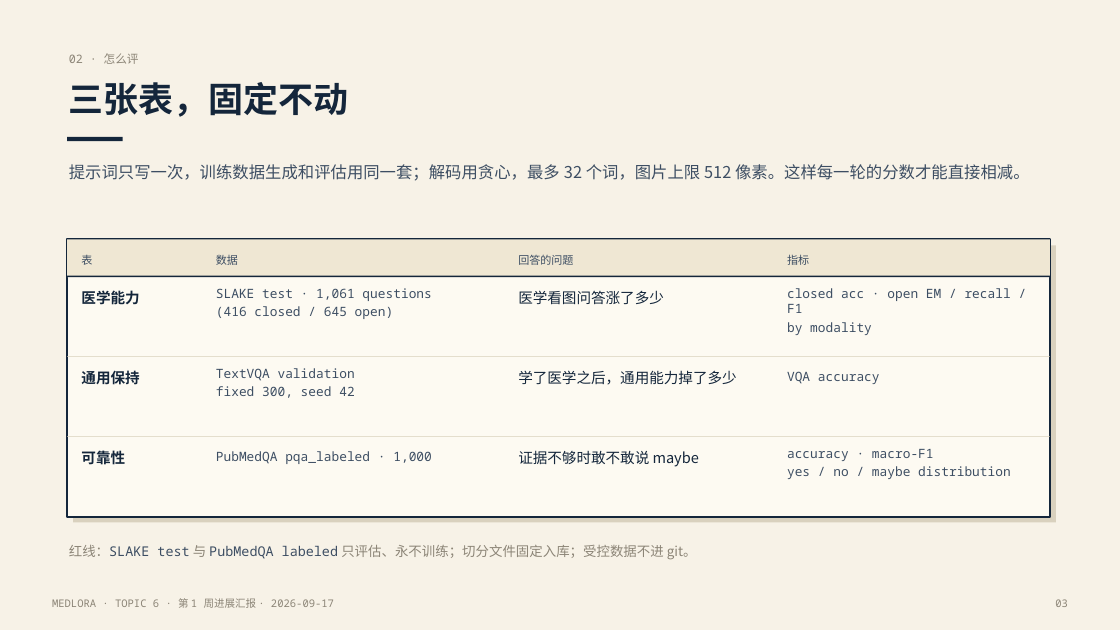
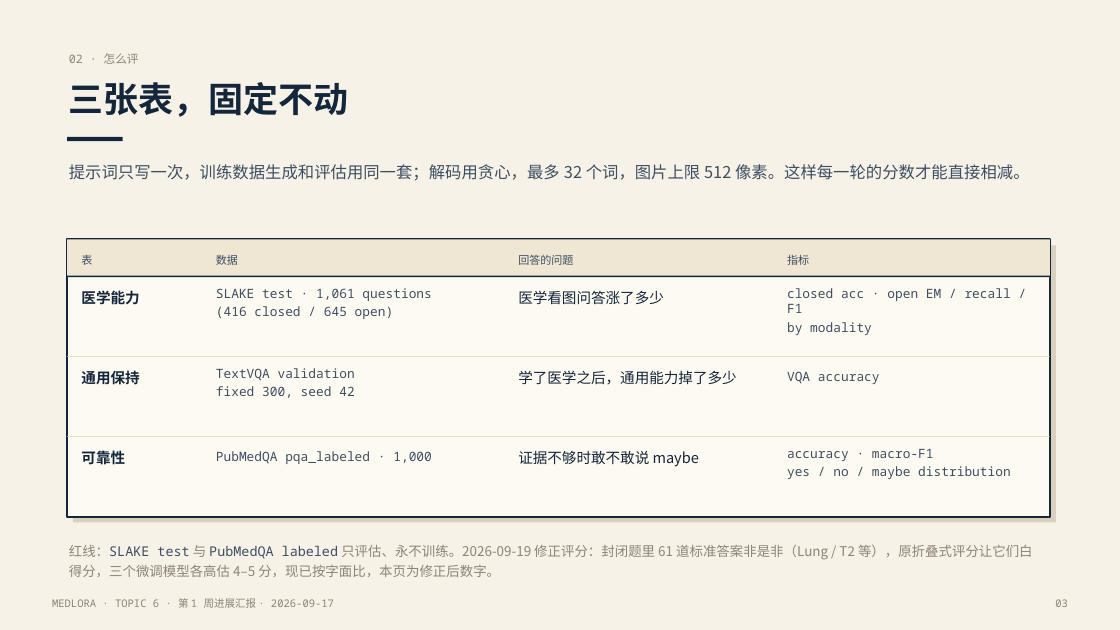
Before and after one commit to AugustLoo/MedLoRA, a slide deck: slide 3 of docs/weekly/week1/Topic6_WeeklyReport.pptx. Drawn at 1120x630 pixels with LibreOffice and Linux fonts; fonts in the diff are those of the drawing. Boxes give left, top, right and bottom in pixels: in the first picture for what was removed or moved away, otherwise in the second. Text is boxed around its words. In the diff, an @@ line names an element or a change of style, - is before the commit and + after.

Commit message:
Fix SLAKE closed-question scoring: 61 non-yes/no gold answers were free points
Closed accuracy for instruction-tuned adapters was inflated 4-5 points.
Adds medvlm.metrics.closed_score and scripts/rescore_slake.py (recomputes
from stored predictions), rescoring all results, figures, report, weekly
page, talk script and deck. Conclusions unchanged; SFT gain is +17.8.

```diff
--- a/docs/weekly/week1/Topic6_WeeklyReport.pptx
+++ b/docs/weekly/week1/Topic6_WeeklyReport.pptx
@@ text at bbox=[69, 545, 1033, 577]: text changed @@
-红线：SLAKE test 与 PubMedQA labeled 只评估、永不训练；切分文件固定入库；受控数据不进 git。
+红线：SLAKE test 与 PubMedQA labeled 只评估、永不训练。2026-09-19 修正评分：封闭题里 61 道标准答案非是非（Lung / T2 等），原折叠式评分让它们白得分，三个微调模型各高估 4–5 分，现已按字面比，本页为修正后数字。
```
Also in this commit, not shown: 5 other slides changed, 21 other files.
